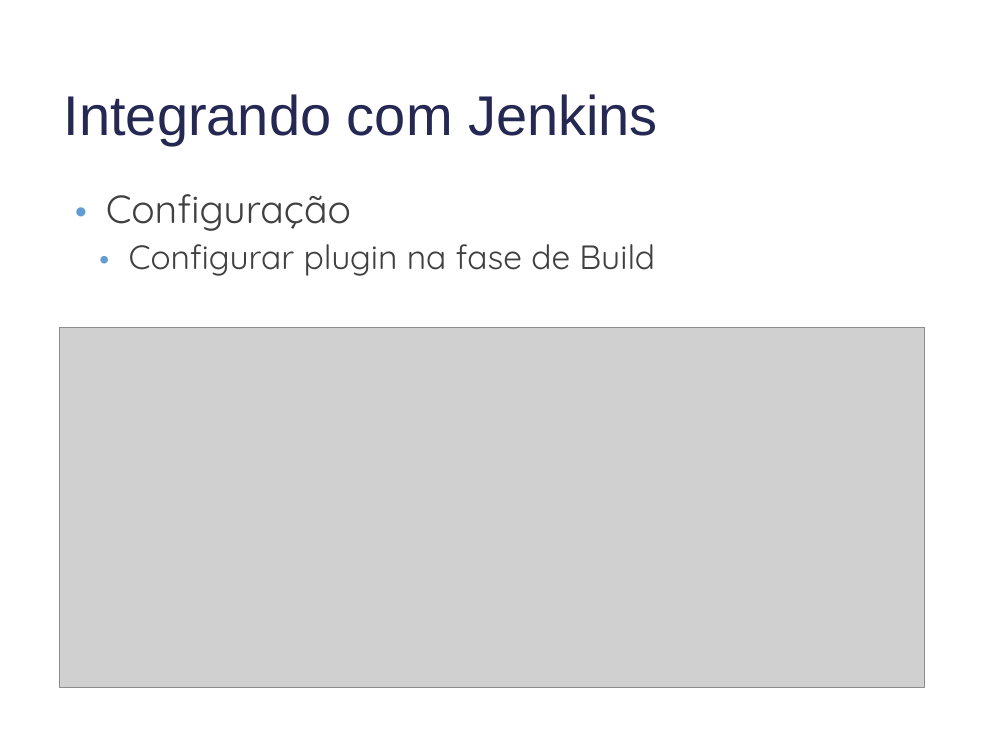
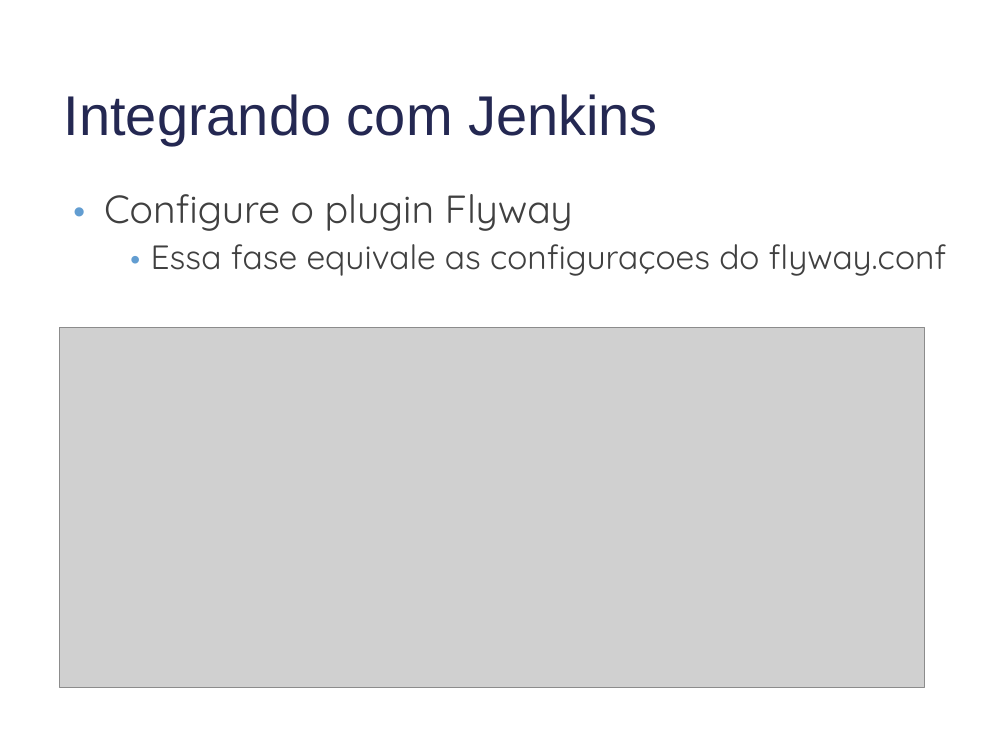
Before and after one commit to eversongouvea/flyway-embedded, a slide deck: slide 20 of ajuda.ppt (slide 16 before the commit). Drawn at 1008x756 pixels with LibreOffice and Linux fonts; fonts in the diff are those of the drawing; grey boxes stand for pictures; background and template pictures are left out. Boxes give left, top, right and bottom in pixels: in the first picture for what was removed or moved away, otherwise in the second. Text is boxed around its words. In the diff, an @@ line names an element or a change of style, - is before the commit and + after.

```diff
--- a/ajuda.ppt
+++ b/ajuda.ppt
@@ text added at (x1=104, y1=194, x2=573, y2=231), 28 pt, text #404040 @@
+• Configure o plugin Flyway
@@ text removed at (x1=106, y1=194, x2=351, y2=231) @@
-• Configuração
@@ text removed at (x1=129, y1=244, x2=655, y2=276) @@
-• Configurar plugin na fase de Build
@@ text added at (x1=151, y1=244, x2=947, y2=276), 24 pt, text #404040 @@
+• Essa fase equivale as configuraçoes do flyway.conf
```
Also in this commit, not shown: 14 other slides changed, 6 slides added.
